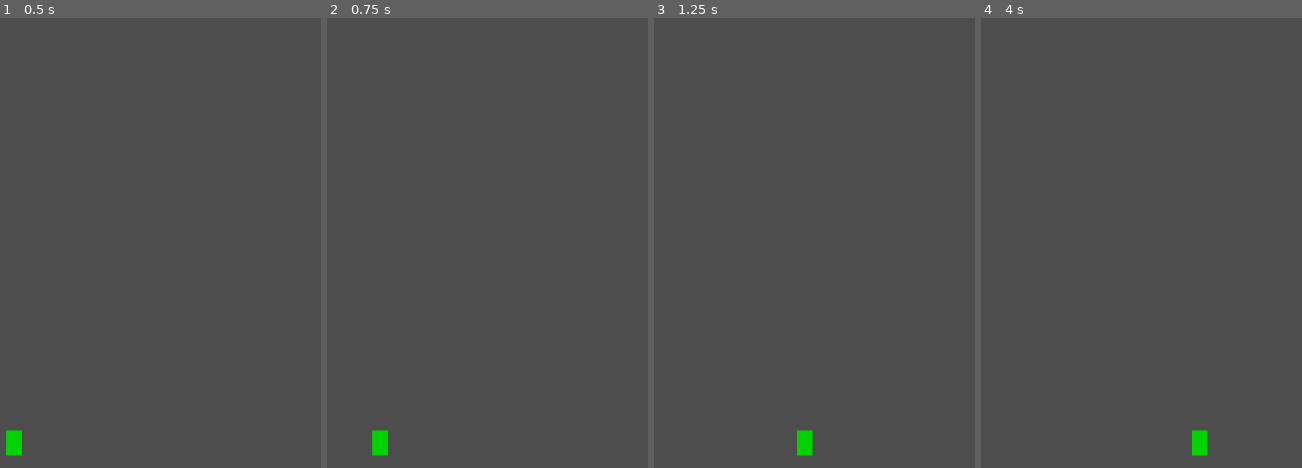
Above: before the commit, frames 1-4 (left to right).
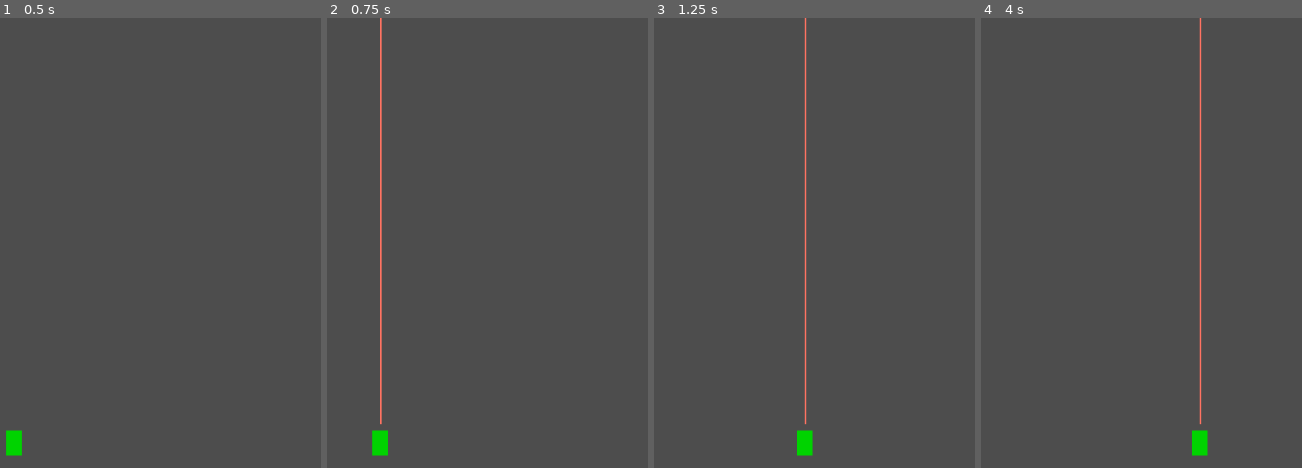
Above: after the commit, the same moments.

Repository: AndrewJDGalga/godot-simpleshooter
Game: Godot game, scene res://lv/test_space.tscn
Two runs of this game, one before a commit and one after it. Both use one fixed random seed, a clock stepped at 60 frames per second and the inputs below. The project has no main scene, so this scene is started directly.
Inputs:
- Up to frame 1 (0.5 s): no input
- Up to frame 2 (0.75 s): tap Enter at 0.5 s; hold D (right) from 0.53 s (still down); hold Space (fire_laser) from 0.53 s (still down)
- Up to frame 3 (1.25 s): keep holding D (right); keep holding Space (fire_laser)
- Up to frame 4 (4 s): release D (right) at 1.28 s; release Space (fire_laser) at 1.28 s; hold Down (down) 1.28-2.03 s; tap Space (fire_laser) at 1.35, 2, 2.85 s; hold D (right) 2.03-2.78 s; hold Space (fire_laser) 2.03-2.78 s; tap Ctrl (fire_missile) at 2.1 s; tap Enter at 2.75 s; hold W (up) 2.78-3.53 s; hold A (left) from 3.53 s (still down); hold Space (fire_laser) from 3.53 s (still down)

Frame 1 is identical in both runs. In frame 2, 0.6% of the frame differs, in the area x 16-18%, y 0-91%; in frame 3, 0.8%, in the area x 46-48%, y 0-91%; in frame 4, 0.8%.

Commit message:
added player control for laser.

Diff:
--- a/entity/entityScripts/player_base.gd
+++ b/entity/entityScripts/player_base.gd
@@ -8,3 +8,10 @@
 
 func _ready():
 	missile_targeting = $missile_targeting
+	laser = $player_laser
+
+func laserHandler():
+	if Input.is_action_just_pressed("fire_laser"):
+		laser.enableLaser()
+	if Input.is_action_just_released("fire_laser"):
+		laser.disableLaser()
--- a/entity/entityScripts/player_space.gd
+++ b/entity/entityScripts/player_space.gd
@@ -7,8 +7,7 @@
 	velocity = move_speed * dir * delta
 	move_and_collide(velocity)
 
-	if Input.is_action_pressed("fire_laser"):
-		pass
+	laserHandler()
 
 	if Input.is_action_just_pressed("fire_missile"):
 		pass
--- a/entity/player_base.tscn
+++ b/entity/player_base.tscn
@@ -26,6 +26,6 @@
 target_position = Vector2(0, -576)
 collision_mask = 4
 
-[node name="Laser" parent="." instance=ExtResource("1_e1tcp")]
+[node name="player_laser" parent="." instance=ExtResource("1_e1tcp")]
 position = Vector2(0, -24)
 collision_mask = 4
